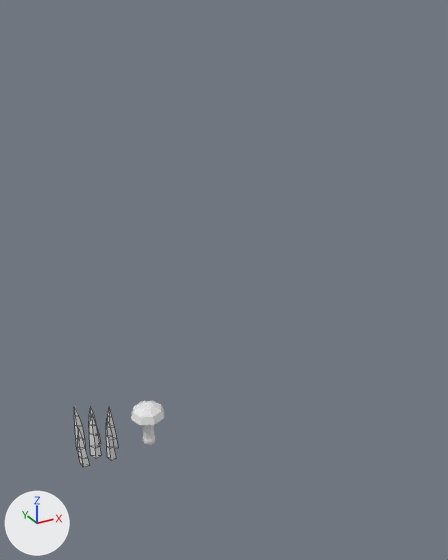
The Blender file resources/meshes/nature.blend: old version first, new version second.
Rendered twice from a camera (50 mm lens) standing at (-0.86, -3.33, 2.72) and looking at (0.93, -0.07, 1.09). Arrows for +X, +Y and +Z are at lower left; the lights stay in place. Mesh edges are drawn as thin lines on the coarser meshes. The same objects are shown in both versions, whatever each file hides.

Names of what the first picture shows: 'grass01', 'mushroom01'.
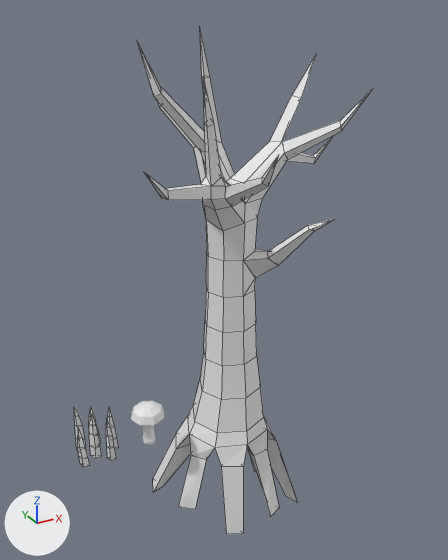
Where the change shows, as pixel boxes [x1, y1, x2, y2] in the pictures (448 x 560 px):
'tree01', added: after [137, 29, 372, 534]

The change, as a diff of the scene's bpy script:
```diff
--- a/resources/meshes/nature.blend.py
+++ b/resources/meshes/nature.blend.py
@@ me_tree01 @@
+me_tree01.from_pydata(...)  # 215 vertices, 242 faces; spans x -0.75..0.86, y -0.8..0.54, z -0.82..2.62
@@ ob_tree01 @@
+ob_tree01 = bpy.data.objects.new('tree01', me_tree01)
+ob_tree01.location = (1.0, 0.0, 0.0)
```
